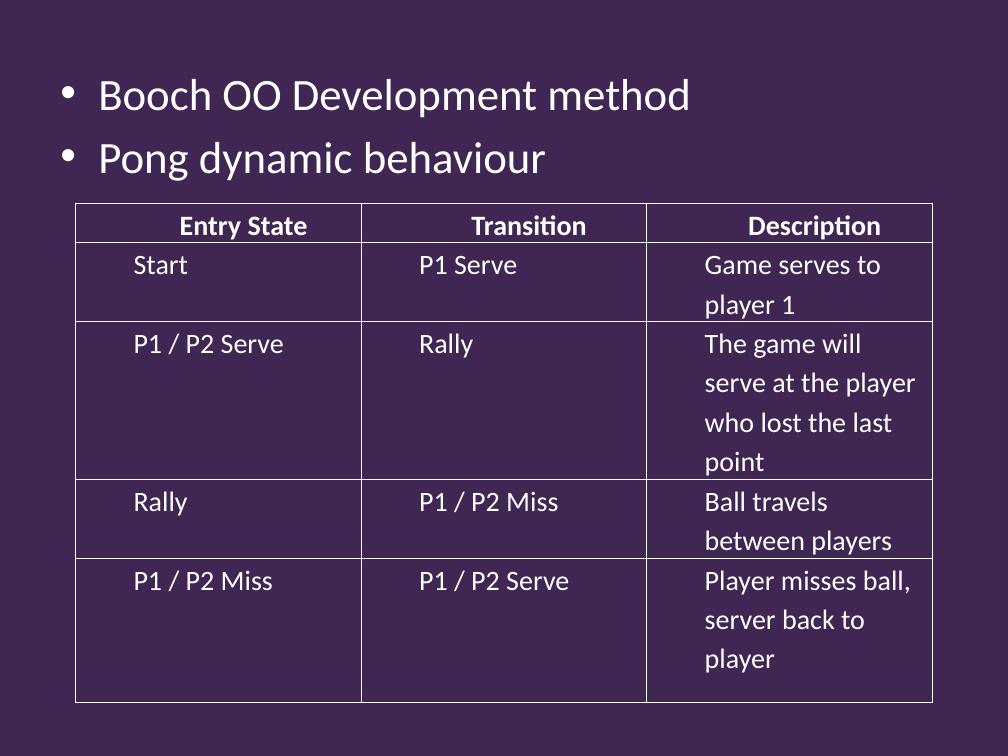
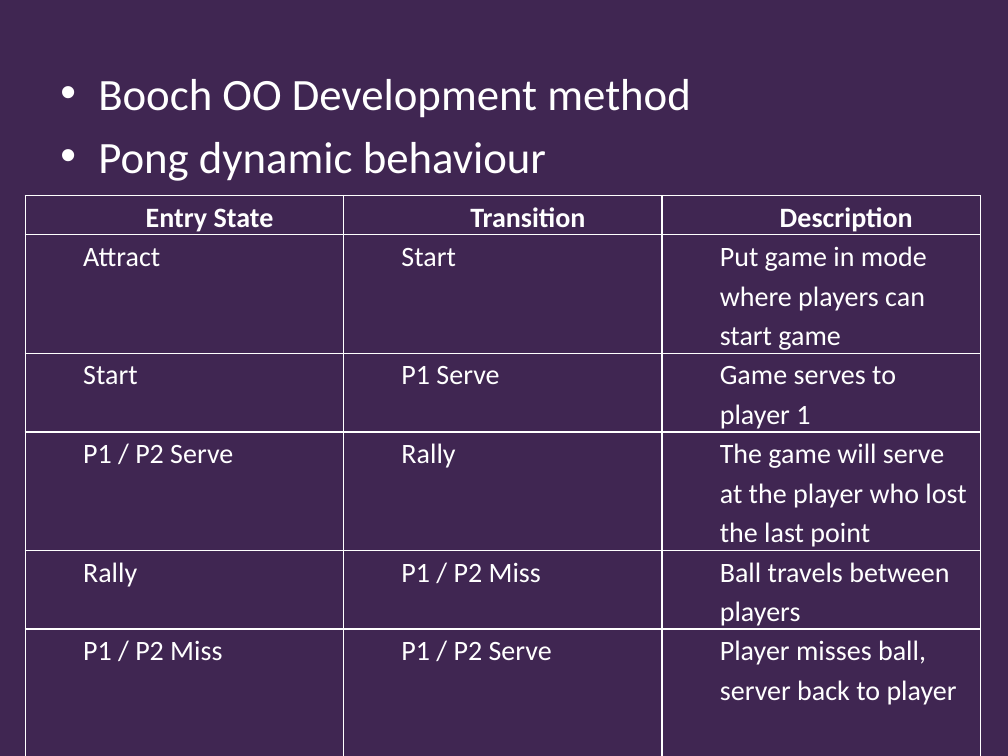
Before and after one commit to Falmouth-Games-Academy/ba-course-materials, a slide deck: slide 18 of GAM340/05/programming/2019-20-GAM340-05-programming-workshop.pptx. Drawn at 1008x756 pixels with LibreOffice and Linux fonts; fonts in the diff are those of the drawing; background and template pictures are left out. Boxes give left, top, right and bottom in pixels: in the first picture for what was removed or moved away, otherwise in the second. Text is boxed around its words. In the diff, an @@ line names an element or a change of style, - is before the commit and + after.

```diff
--- a/GAM340/05/programming/2019-20-GAM340-05-programming-workshop.pptx
+++ b/GAM340/05/programming/2019-20-GAM340-05-programming-workshop.pptx
@@ table at (x1=25, y1=196, x2=981, y2=741) @@
+row 2: Attract | Start | Put game in mode where players can start game
@@ table resized from (x1=76, y1=204, x2=931, y2=686) to (x1=25, y1=196, x2=981, y2=741) @@
```
Also in this commit, not shown: 2 other slides changed, 1 other file.
